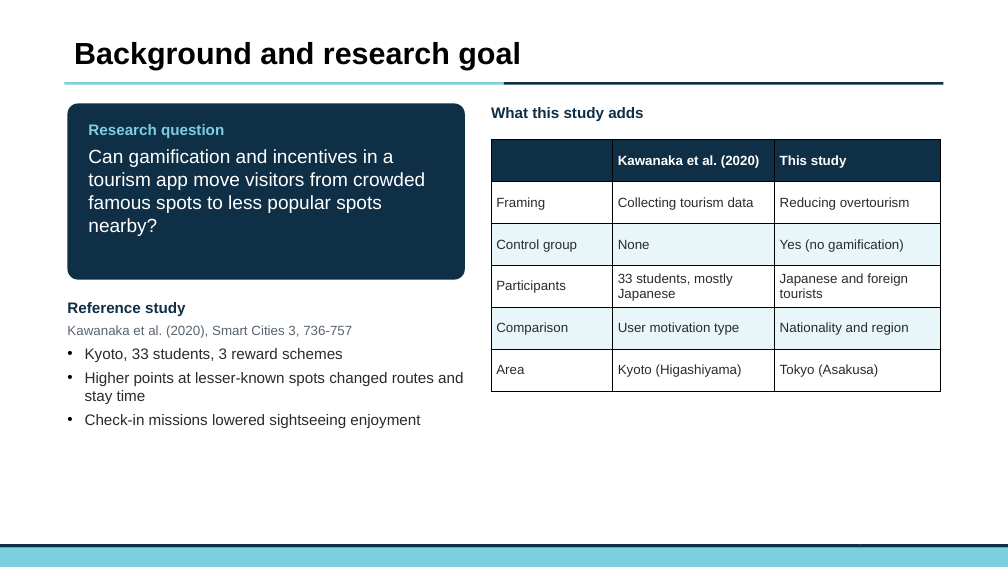
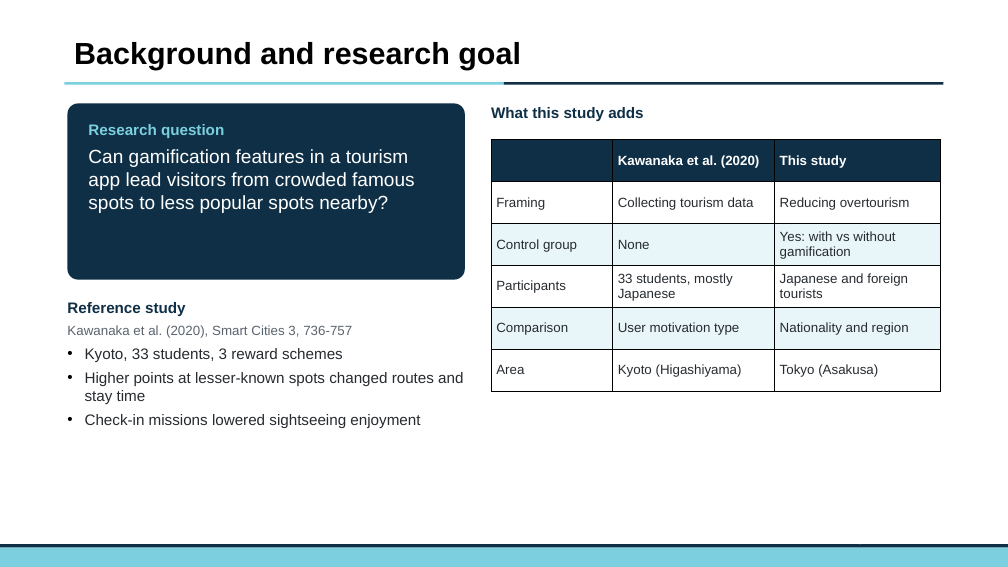
Before and after one commit to JakeChoi03/GitHub, a slide deck: slide 3 of reports/Asakusa_progress_report.pptx. Drawn at 1008x567 pixels with LibreOffice and Linux fonts; fonts in the diff are those of the drawing; background and template pictures are left out. Boxes give left, top, right and bottom in pixels: in the first picture for what was removed or moved away, otherwise in the second. Text is boxed around its words. In the diff, an @@ line names an element or a change of style, - is before the commit and + after.

```diff
--- a/reports/Asakusa_progress_report.pptx
+++ b/reports/Asakusa_progress_report.pptx
@@ text at <box>88,149,415,213</box>: text changed @@
-Can gamification and incentives in a tourism app move visitors from crowded famous spots to less popular spots nearby?
+Can gamification features in a tourism app lead visitors from crowded famous spots to less popular spots nearby?
@@ table at <box>491,139,941,391</box> @@
-row 3, column 3: Yes (no gamification)
+row 3, column 3: Yes: with vs without gamification
```
Also in this commit, not shown: 4 other slides changed, 1 slide added.
